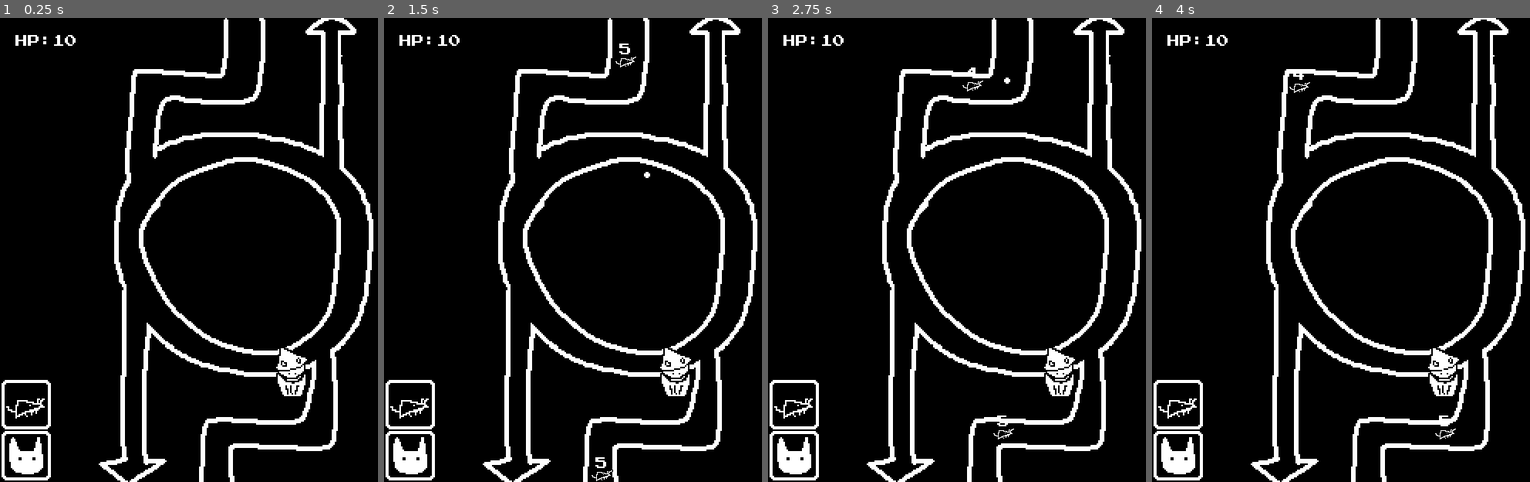
Above: before the commit, frames 1-4 (left to right).
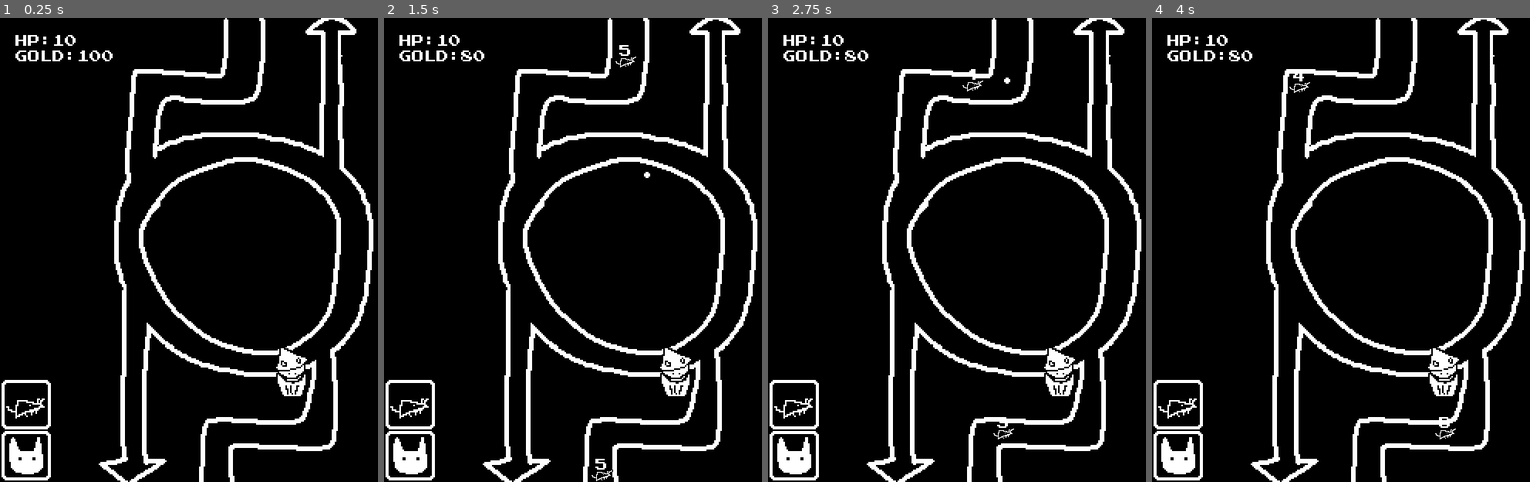
Above: after the commit, the same moments.

Repository: andymjchang/gmtk-2023
Game: Godot game, scene res://Scenes/Main.tscn
Same seed, same stepped clock (60 frames per second), same inputs: the game is played once before the commit and once after it.
Inputs (mouse positions are in pixels of both pictures, inside the frame that each line leads up to):
- Up to frame 1 (0.25 s): no input
- Up to frame 2 (1.5 s): tap Enter at 0.5 s; move the mouse to (410, 403) at 0.52 s; click (410, 403) at 0.6 s; move the mouse to (410, 454) at 1.27 s; click (410, 454) at 1.35 s
- Up to frame 3 (2.75 s): move the mouse to (1043, 147) at 2.02 s; click (1043, 147) at 2.1 s
- Up to frame 4 (4 s): move the mouse to (1359, 342) at 2.77 s; click (1359, 342) at 2.85 s; move the mouse to (1522, 319) at 3.52 s; click (1522, 319) at 3.6 s

The runs differ from the first frame. In frame 1, 0.2% of the frame differs, in the area x 4-30%, y 7-10%; in frame 2, 0.3%, in the area x 4-66%, y 5-98%; in frame 3, 0.3%; in frame 4, 0.3%.

Commit message:
font adjustment

Diff:
--- a/Objects/TestUnit.gd
+++ b/Objects/TestUnit.gd
@@ -7,7 +7,7 @@
 var hp := 5
 
 func _process(delta):
-	$RichTextLabel.text = str(hp)
+	$RichTextLabel.bbcode_text = "[center]" + str(hp) + "[center]"
 	# check for end of path
 	if path_follow.unit_offset == 1:
 		end_of_path()
--- a/Objects/TestUnit.tscn
+++ b/Objects/TestUnit.tscn
@@ -25,12 +25,13 @@
 texture = ExtResource( 1 )
 
 [node name="RichTextLabel" type="RichTextLabel" parent="PlayerUnit"]
-margin_left = -4.0
-margin_top = -13.0
-margin_right = 36.0
-margin_bottom = 27.0
+margin_left = -20.0
+margin_top = -12.0
+margin_right = 20.0
+margin_bottom = 28.0
 custom_fonts/normal_font = ExtResource( 4 )
-text = "1"
+bbcode_enabled = true
+bbcode_text = "[center][center]"
 
 [node name="Area2D" type="Area2D" parent="PlayerUnit"]
 collision_layer = 4
--- a/Scenes/Main.gd
+++ b/Scenes/Main.gd
@@ -2,15 +2,20 @@
 
 var unitScene = preload("res://Objects/TestUnit.tscn")
 var enemyHP := 10
+var playerGold := 100
 
 func _ready():
+	update_stats()
 	randomize()
 	$BgTile.visible = true
 	new_tower()
 
+func update_stats():
+	$RichTextLabel.text = "HP:" + str(enemyHP) + "\nGOLD:" + str(playerGold)
+
 func update_hp(subtractAmount):
 	enemyHP -= subtractAmount
-	$RichTextLabel.text = "hp: " + str(enemyHP)
+	update_stats()
 
 func new_tower():
 	var towerArray = $EnemyUnits.get_children()
@@ -24,8 +29,14 @@
 	print(towerNode.name + "dmg + 1")
 	towerNode.bulletDmg += 1
 
+func place_unit(track):
+	if playerGold >= 10:
+		track.add_child(unitScene.instance())
+		playerGold -= 10
+		update_stats()
+
 func _on_PlacementDetector_pressed():
-	$Track1.add_child(unitScene.instance())
+	place_unit($Track1)
 
 func _on_PlacementDetector2_pressed():
-	$Track2.add_child(unitScene.instance())
+	place_unit($Track2)
